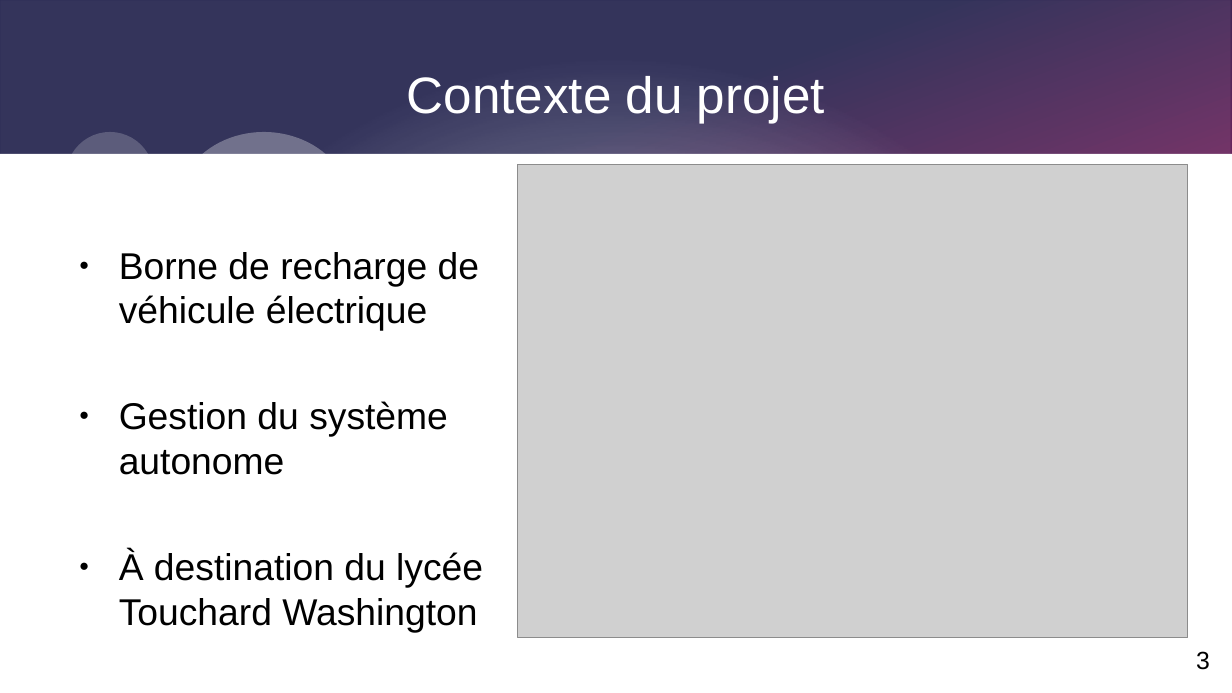
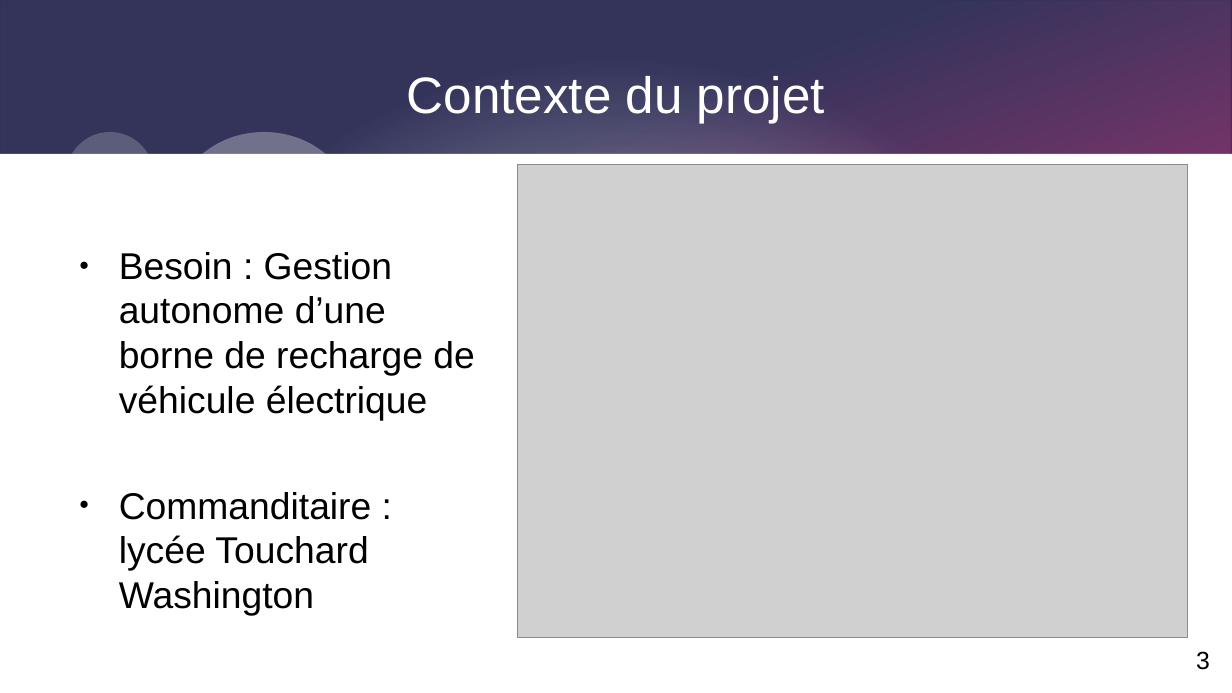
Before and after one commit to Corentinh2/PROJET_GESTIONNAIRE_DE_CHARGE, a slide deck: slide 3 of revue3/diapo_revue_3.odp. Drawn at 1232x693 pixels with LibreOffice and Linux fonts; fonts in the diff are those of the drawing; grey boxes stand for pictures. Boxes give left, top, right and bottom in pixels: in the first picture for what was removed or moved away, otherwise in the second. Text is boxed around its words. In the diff, an @@ line names an element or a change of style, - is before the commit and + after.

```diff
--- a/revue3/diapo_revue_3.odp
+++ b/revue3/diapo_revue_3.odp
@@ text at <box>119,252,474,616</box>: text changed @@
-● Borne de recharge de véhicule électrique
-● Gestion du système autonome
-● À destination du lycée Touchard Washington
+● Besoin : Gestion autonome d’une borne de recharge de véhicule électrique
+● Commanditaire : lycée Touchard Washington
```
Also in this commit, not shown: 8 other slides changed, 15 slides added, 8 slides removed, 4 other files.
